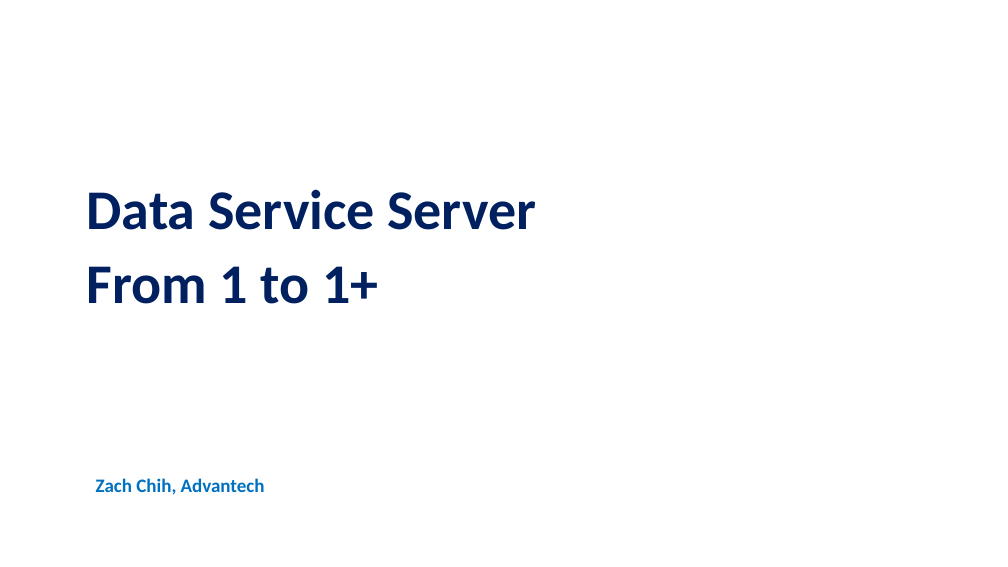
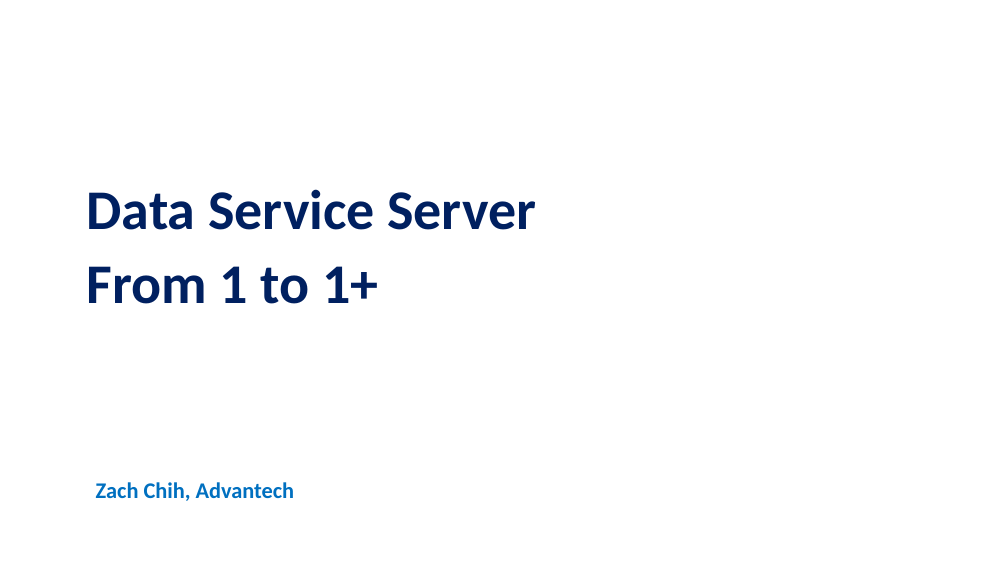
Before and after one commit to TsubasaEX/Tracks, a slide deck: slide 1 of ppt/Plan_For_DSS.ppt. Drawn at 1008x567 pixels with LibreOffice and Linux fonts; fonts in the diff are those of the drawing; background and template pictures are left out. Boxes give left, top, right and bottom in pixels: in the first picture for what was removed or moved away, otherwise in the second. Text is boxed around its words. In the diff, an @@ line names an element or a change of style, - is before the commit and + after.

```diff
--- a/ppt/Plan_For_DSS.ppt
+++ b/ppt/Plan_For_DSS.ppt
@@ text "Zach Chih, Advantech" at [96, 482, 295, 501]: size 13.6 to 16 pt; line spacing 0.9 to 1 @@
```
Also in this commit, not shown: 2 other slides changed.
